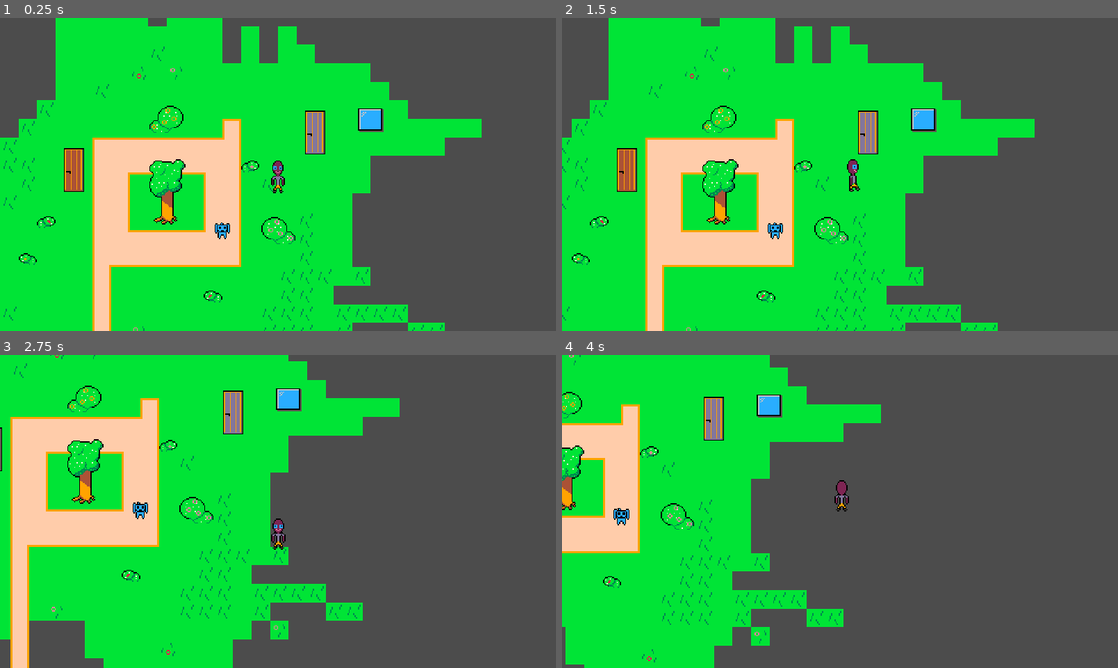
Above: before the commit, frames 1-4 (two rows, left to right).
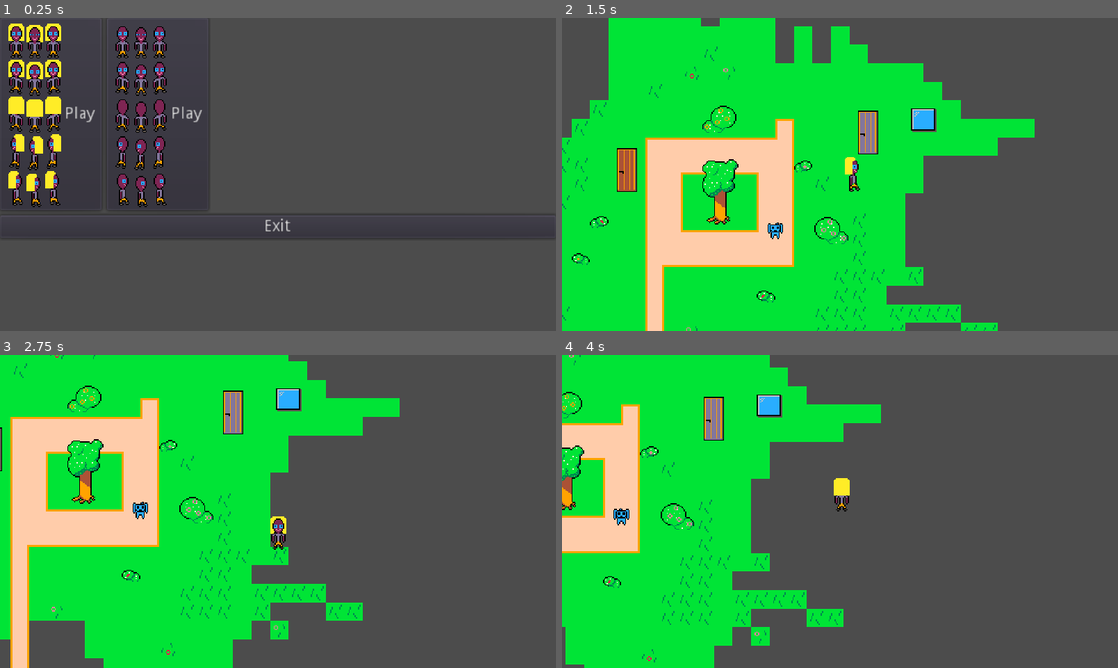
Above: after the commit, the same moments.

Repository: progsource/ggj2021
Game: Godot game, scene res://scenes/Title.tscn
Two runs of this game, one before a commit and one after it. Both use one fixed random seed, a clock stepped at 60 frames per second and the inputs below. Before the commit the project starts from res://scenes/TreeVillageTile.tscn.
Inputs (mouse positions are in pixels of both pictures, inside the frame that each line leads up to):
- Up to frame 1 (0.25 s): no input
- Up to frame 2 (1.5 s): click (612, 115) at 0.5 s, where only the run after the commit has a clickable "Play"; tap Enter at 1.25 s; hold Right (ui_right) from 1.28 s (still down)
- Up to frame 3 (2.75 s): release Right (ui_right) at 2.03 s; hold Down (ui_down) from 2.03 s (still down)
- Up to frame 4 (4 s): release Down (ui_down) at 2.78 s; hold Right (ui_right) 2.78-3.53 s; hold Up (ui_up) from 3.53 s (still down)

The runs differ from the first frame. In frame 1, 64% of the frame differs, in the area x 0-100%, y 0-100%; in frame 2, less than 0.1%; in frame 3, less than 0.1%; in frame 4, 0.2%.

Commit message:
Added character selection

Diff:
--- a/code/project.godot
+++ b/code/project.godot
@@ -16,7 +16,7 @@
 [application]
 
 config/name="ggj2021"
-run/main_scene="res://scenes/TreeVillageTile.tscn"
+run/main_scene="res://scenes/Title.tscn"
 config/icon="res://icon.png"
 
 [autoload]
--- /dev/null
+++ b/code/scenes/Title.tscn
@@ -0,0 +1,43 @@
+[gd_scene load_steps=4 format=2]
+
+[ext_resource path="res://assets/gfx/berry_fem.png" type="Texture" id=1]
+[ext_resource path="res://assets/gfx/berry_guy.png" type="Texture" id=2]
+[ext_resource path="res://scripts/Title.gd" type="Script" id=3]
+
+[node name="Title" type="Control"]
+anchor_right = 1.0
+anchor_bottom = 1.0
+script = ExtResource( 3 )
+__meta__ = {
+"_edit_use_anchors_": false
+}
+
+[node name="VBoxContainer" type="VBoxContainer" parent="."]
+margin_right = 480.0
+margin_bottom = 128.0
+__meta__ = {
+"_edit_use_anchors_": false
+}
+
+[node name="HBoxContainer" type="HBoxContainer" parent="VBoxContainer"]
+margin_right = 480.0
+margin_bottom = 166.0
+
+[node name="PlayFem" type="Button" parent="VBoxContainer/HBoxContainer"]
+margin_right = 88.0
+margin_bottom = 166.0
+text = "Play"
+icon = ExtResource( 1 )
+
+[node name="PlayGuy" type="Button" parent="VBoxContainer/HBoxContainer"]
+margin_left = 92.0
+margin_right = 180.0
+margin_bottom = 166.0
+text = "Play"
+icon = ExtResource( 2 )
+
+[node name="ExitButton" type="Button" parent="VBoxContainer"]
+margin_top = 170.0
+margin_right = 480.0
+margin_bottom = 190.0
+text = "Exit"
--- a/code/scripts/GLOBAL.gd
+++ b/code/scripts/GLOBAL.gd
@@ -29,6 +29,10 @@
 var rng : RandomNumberGenerator
 var actor_factory = load("res://scripts/ActorFactory.gd").new()
 
+
+var is_char_female : bool = true
+
+
 func _ready():
 	rng = RandomNumberGenerator.new()
 	rng.seed = OS.get_unix_time()
--- a/code/scripts/Neighborhood.gd
+++ b/code/scripts/Neighborhood.gd
@@ -4,5 +4,5 @@
 func _ready():
 	var pet = GLOBAL.actor_factory.create_pet(GLOBAL.PetType.Dog0, Vector2(0,48))
 	$objects.add_child(pet)
-	var player = GLOBAL.actor_factory.create_berry(false, Vector2(48, 0))
+	var player = GLOBAL.actor_factory.create_berry(GLOBAL.is_char_female, Vector2(48, 0))
 	$objects.add_child(player)
--- /dev/null
+++ b/code/scripts/Title.gd
@@ -0,0 +1,29 @@
+extends Control
+
+func _ready():
+	# warning-ignore:return_value_discarded
+	$VBoxContainer/ExitButton.connect("button_up", self, "on_exit")
+
+	# warning-ignore:return_value_discarded
+	$VBoxContainer/HBoxContainer/PlayFem.connect("button_up", self, "on_play_fem")
+	# warning-ignore:return_value_discarded
+	$VBoxContainer/HBoxContainer/PlayGuy.connect("button_up", self, "on_play_guy")
+
+
+func on_exit() -> void :
+	get_tree().quit()
+
+
+func on_play_fem() -> void :
+	GLOBAL.is_char_female = true
+	_load_scene()
+
+
+func on_play_guy() -> void :
+	GLOBAL.is_char_female = false
+	_load_scene()
+
+
+func _load_scene() -> void :
+	# warning-ignore:return_value_discarded
+	get_tree().change_scene("res://scenes/TreeVillageTile.tscn")
